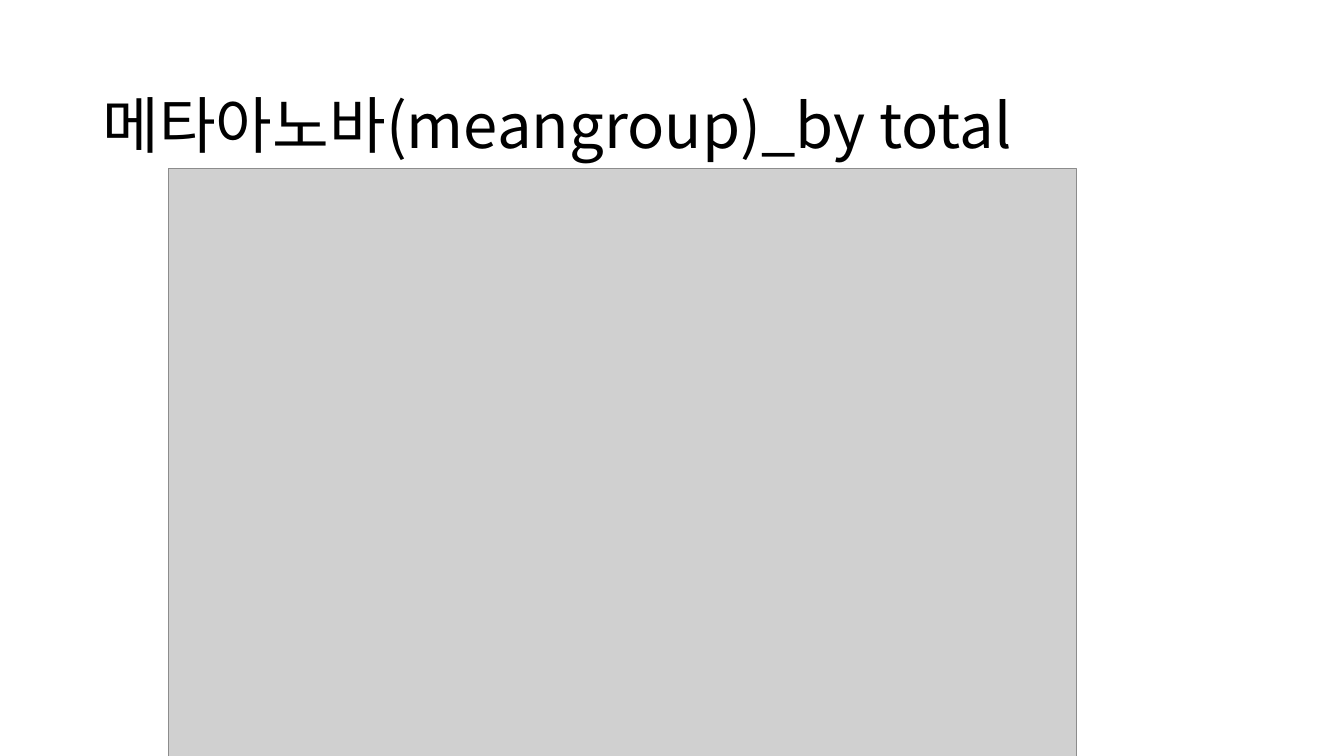
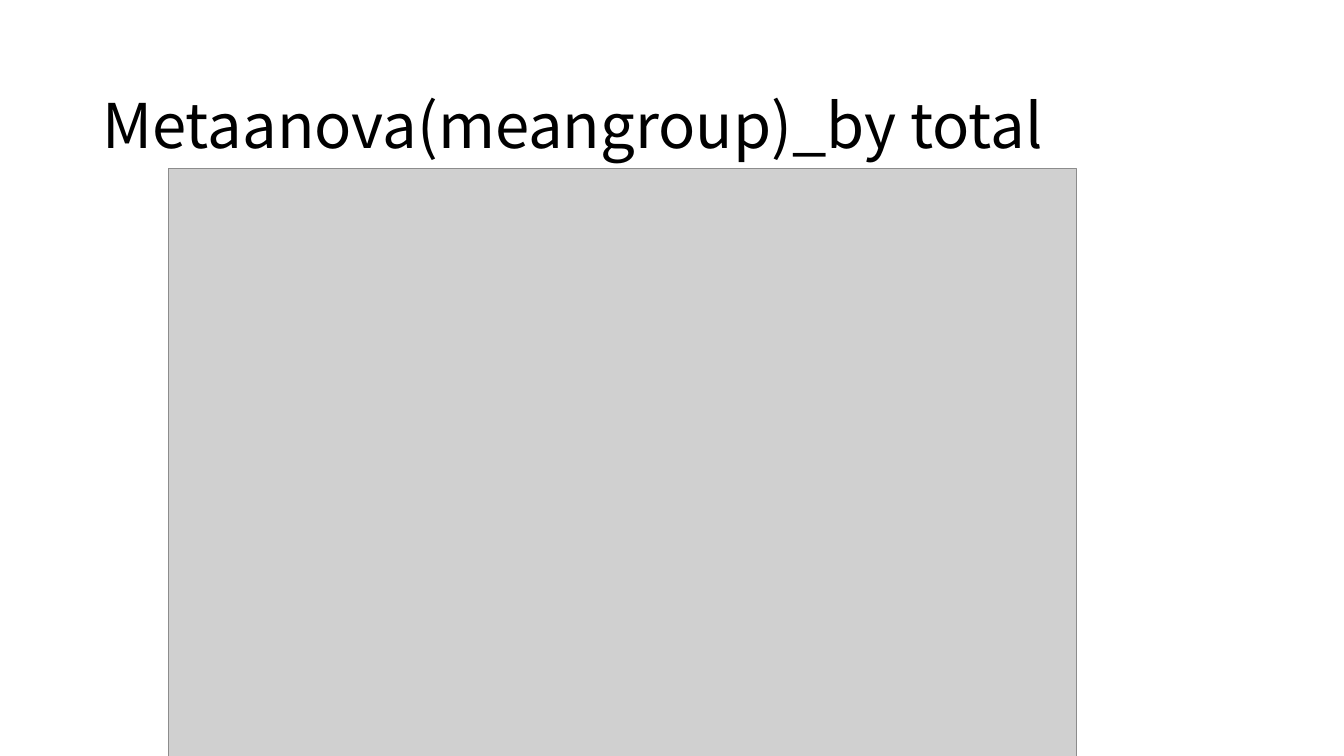
Before and after one commit to mercyme12/EL, a slide deck: slide 13 of main_results.pptx (slide 11 before the commit). Drawn at 1344x756 pixels with LibreOffice and Linux fonts; fonts in the diff are those of the drawing; grey boxes stand for pictures. Boxes give left, top, right and bottom in pixels: in the first picture for what was removed or moved away, otherwise in the second. Text is boxed around its words. In the diff, an @@ line names an element or a change of style, - is before the commit and + after.

```diff
--- a/main_results.pptx
+++ b/main_results.pptx
@@ title at [102,98,1042,164]: text changed @@
-메타아노바(meangroup)_by total
+Metaanova(meangroup)_by total
```
Also in this commit, not shown: 5 other slides changed, 5 slides added, 4 slides removed, 27 other files.
